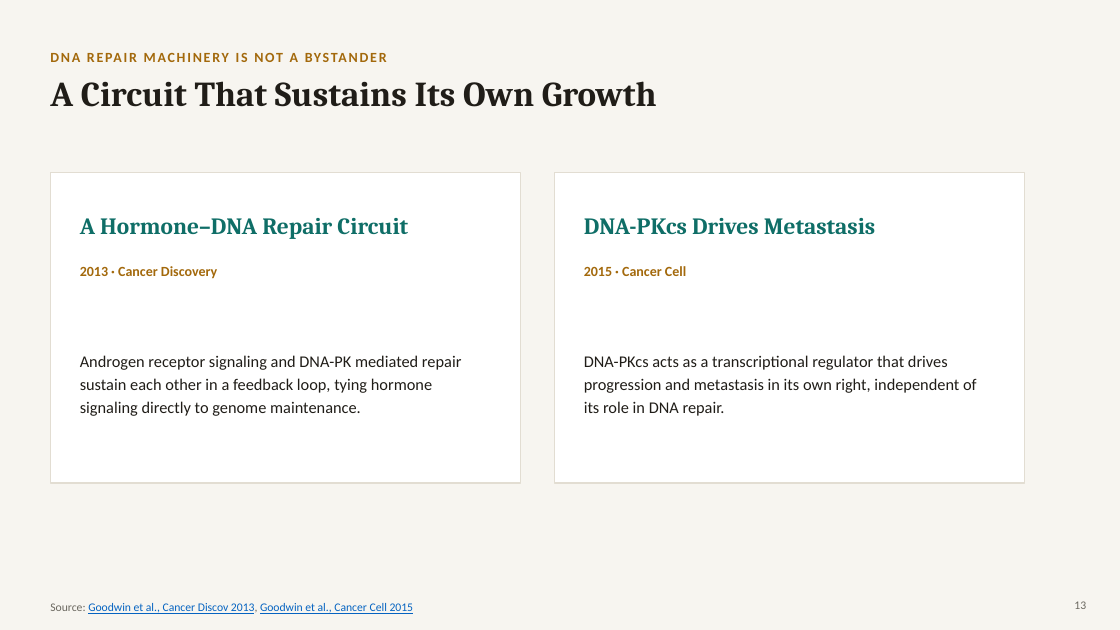
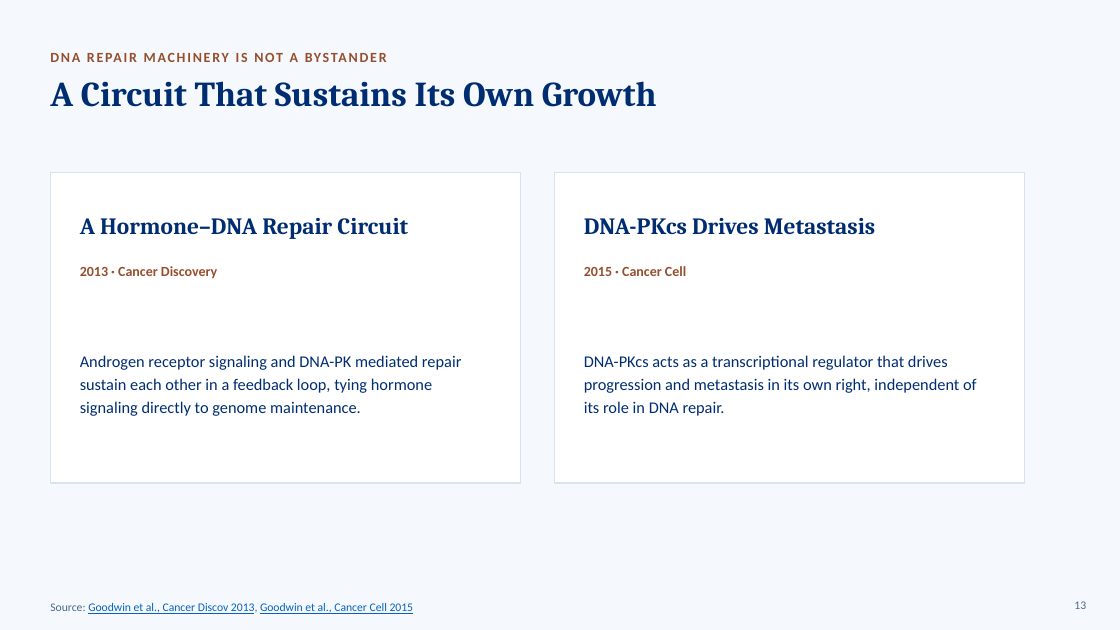
Before and after one commit to kpienta-cloud/FENG, a slide deck: slide 13 of slides/Transformative_Science_Feng_Keynote.pptx. Drawn at 1120x630 pixels with LibreOffice and Linux fonts; fonts in the diff are those of the drawing. Boxes give left, top, right and bottom in pixels: in the first picture for what was removed or moved away, otherwise in the second. Text is boxed around its words. In the diff, an @@ line names an element or a change of style, - is before the commit and + after.

Commit message:
Re-theme keynote deck with official Johns Hopkins brand colors (Heritage Blue / Spirit Blue / Gold)

```diff
--- a/slides/Transformative_Science_Feng_Keynote.pptx
+++ b/slides/Transformative_Science_Feng_Keynote.pptx
@@ background #F7F5F0 to #F5F8FC @@
@@ rectangle at [50, 172, 521, 483]: outline #E2DDD2 1 pt to #D6E4F2 1 pt @@
@@ rectangle at [555, 172, 1025, 483]: outline #E2DDD2 1 pt to #D6E4F2 1 pt @@
@@ text "A Hormone–DNA Repair Circuit" at [80, 218, 408, 239]: text colour #0F6E67 to #002D72 @@
@@ text "DNA-PKcs Drives Metastasis" at [584, 218, 876, 235]: text colour #0F6E67 to #002D72 @@
@@ text colour #A3690C to #964F2E in 3 elements at [72, 53, 80, 62], [80, 266, 217, 279], [584, 266, 686, 276] @@
@@ text colour #201D18 to #002D72 in 3 elements at [50, 81, 657, 107], [80, 355, 461, 416], [584, 355, 977, 416] @@
@@ text "Source: Goodwin et al., Cancer ..." at [50, 603, 414, 614]: text colour #6B6860 to #4A6B8A in "Source: 2013," @@
@@ text "13" at [1074, 601, 1086, 609]: text colour #6B6860 to #4A6B8A @@
```
Also in this commit, not shown: 33 other slides changed.
